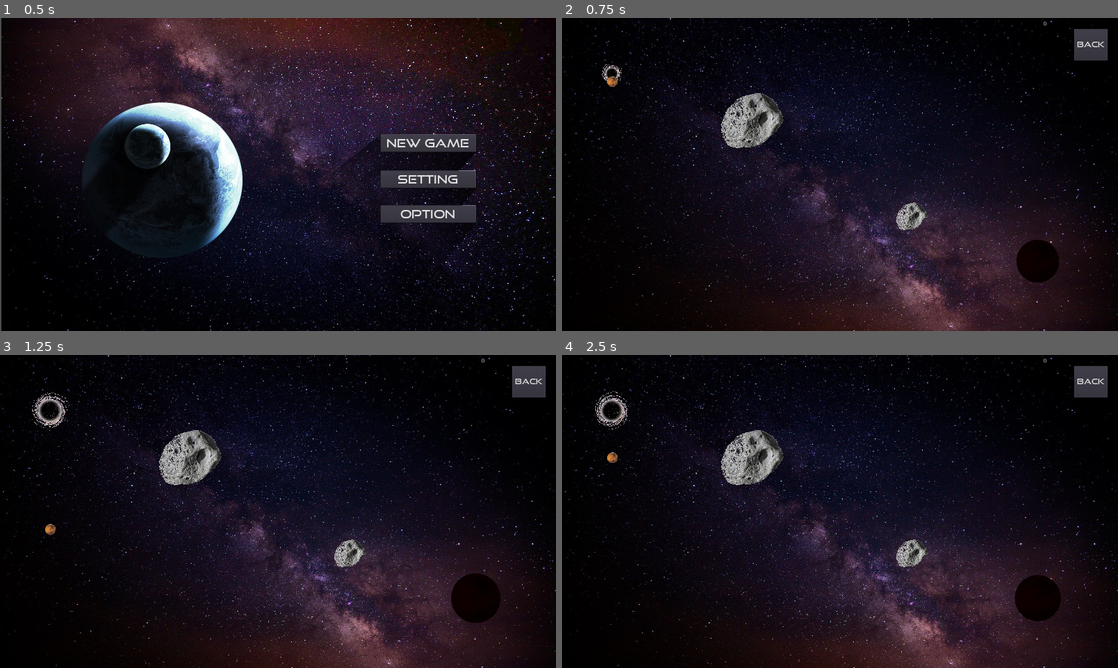
Above: before the commit, frames 1-4 (two rows, left to right).
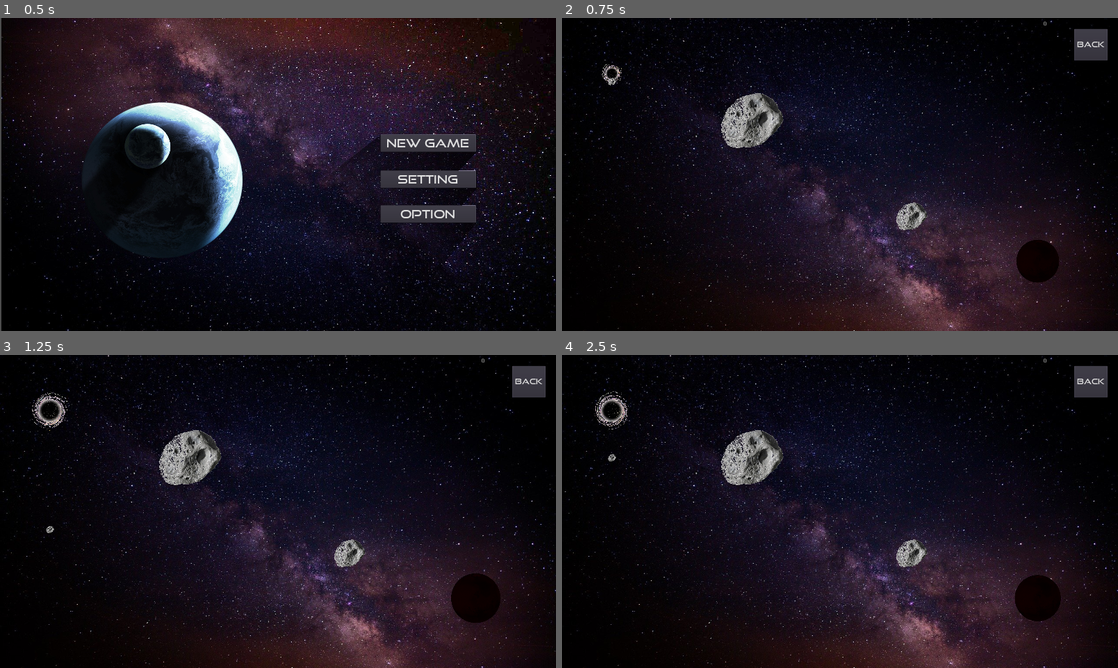
Above: after the commit, the same moments.

Repository: allenshi2014/balldrop
Game: Godot game, scene res://Menu.tscn
The game is run twice, just before and just after one commit, with the same random seed, the same clock (stepped at 60 frames per second) and the same inputs.
Inputs:
- Up to frame 1 (0.5 s): no input
- Up to frame 2 (0.75 s): click "New Game" at 0.5 s
- Up to frame 3 (1.25 s): no input
- Up to frame 4 (2.5 s): click "Back" at 1.25 s; click "New Game" at 2 s

Frame 1 is identical in both runs. In frame 2, less than 0.1% of the frame differs, in the area x 8-10%, y 18-22%; in frame 3, less than 0.1%, in the area x 8-10%, y 54-58%; in frame 4, less than 0.1%.

Commit message:
today updates

Diff:
--- a/level/ball.gd
+++ b/level/ball.gd
@@ -5,6 +5,12 @@
 var initalpos = Vector2() #get the inital postion to reset mars back after lost
 
 func _ready():
+	#set image for ball
+	var ball_texture1 = preload("res://image/ball/ball1.png")
+	var ball_texture2 = preload("res://image/ball/ball2.png")
+
+	$sprite.set_texture(ball_texture2)
+
 	prevpos = position
 	initalpos = position
 
Binary file added: image/ball/ball2.png
Not shown, added: image/ball/ball2.png.import
